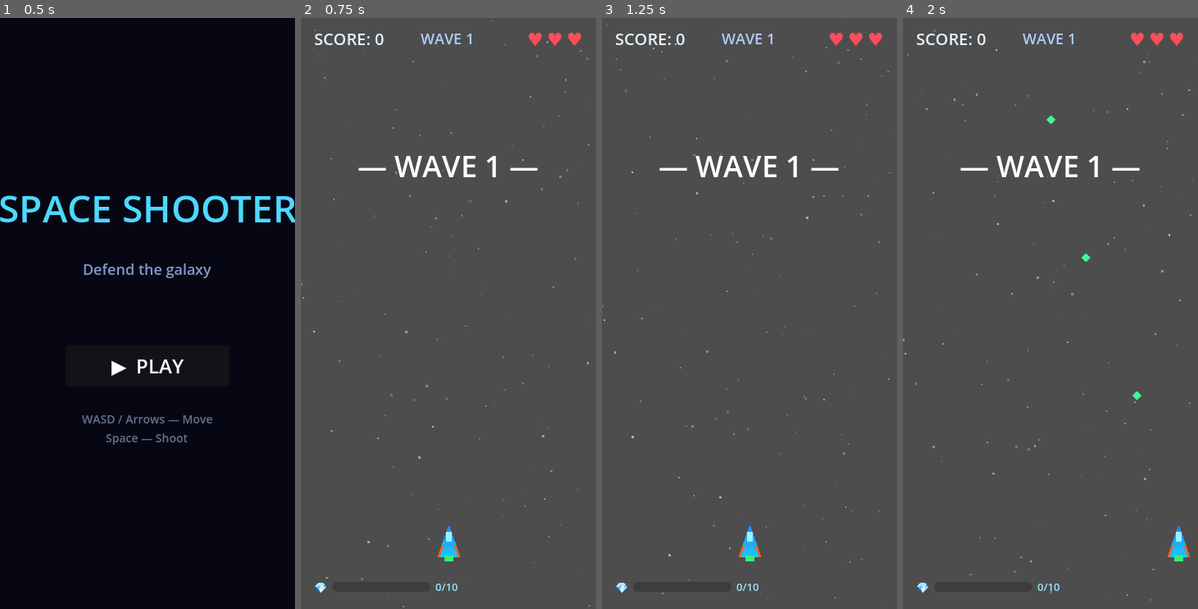
Above: before the commit, frames 1-4 (left to right).
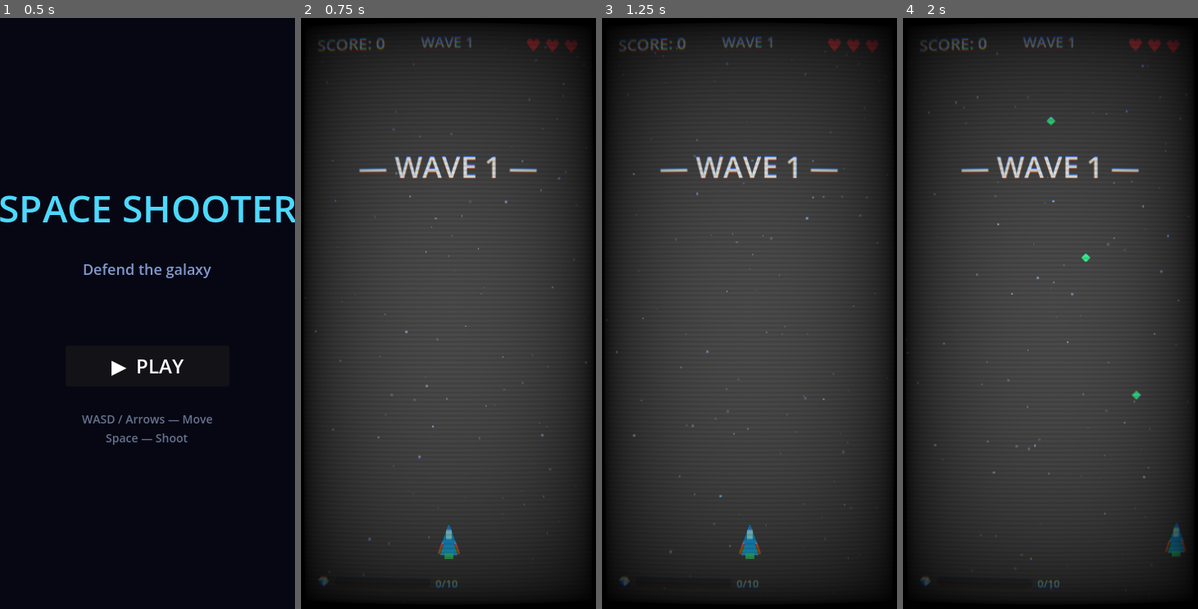
Above: after the commit, the same moments.

Repository: DiscM/Farinuff-Flight
Game: Godot game, scene res://ui/main_menu.tscn
Same seed, same stepped clock (60 frames per second), same inputs: the game is played once before the commit and once after it.
Inputs (mouse positions are in pixels of both pictures, inside the frame that each line leads up to):
- Up to frame 1 (0.5 s): no input
- Up to frame 2 (0.75 s): click "▶ PLAY" at 0.5 s
- Up to frame 3 (1.25 s): no input
- Up to frame 4 (2 s): tap Enter at 1.25 s; move the mouse to (1115, 283) at 1.27 s; hold D (move_right) from 1.28 s (still down); hold Space (shoot) from 1.28 s (still down)

Frame 1 is identical in both runs. In frame 2, 58% of the frame differs, in the area x 0-100%, y 0-100%; in frame 3, 58%; in frame 4, 58%.

Commit message:
Apply shaders at runtime and clean scene resources
Preload and attach background and CRT shaders in code: game.gd now creates ShaderMaterial instances for scrolling_bg.gdshader and crt_overlay.gdshader, assigns the background material to the Background node, and adds a full-rect ColorRect with the CRT shader on a CanvasLayer (layer 100) so the overlay renders above HUD and world. Removed editor-assigned Shader/SubResource entries and the CRTOverlay node from game.tscn (also reduced load_steps), moving shader setup to runtime to ensure safe compilation/attachment. Added .godot/filesystem_update4 to signal new shader and script files, and a minor editor_layout.cfg tweak to dock_9_selected_tab_idx ordering.

Diff:
--- a/scenes/game.gd
+++ b/scenes/game.gd
@@ -40,6 +40,29 @@
 	# Position player at bottom center
 	var viewport_size := get_viewport().get_visible_rect().size
 	player.position = Vector2(viewport_size.x / 2.0, viewport_size.y - 80.0)
+
+	# --- Shader Injection ---
+	# Dynamically generating shaders explicitly forces Godot to compile and attach them safely
+	var bg_shader := preload("res://effects/shaders/scrolling_bg.gdshader")
+	if bg_shader:
+		var bg_mat := ShaderMaterial.new()
+		bg_mat.shader = bg_shader
+		$Background.material = bg_mat
+
+	var crt_shader := preload("res://effects/shaders/crt_overlay.gdshader")
+	if crt_shader:
+		var crt_mat := ShaderMaterial.new()
+		crt_mat.shader = crt_shader
+		var crt_rect := ColorRect.new()
+		crt_rect.color = Color.WHITE
+		crt_rect.material = crt_mat
+		crt_rect.set_anchors_preset(Control.PRESET_FULL_RECT)
+		crt_rect.mouse_filter = Control.MOUSE_FILTER_IGNORE
+		# Using a CanvasLayer at index 100 guarantees it draws over the HUD AND the game world
+		var crt_layer := CanvasLayer.new()
+		crt_layer.layer = 100
+		crt_layer.add_child(crt_rect)
+		add_child(crt_layer)
 
 func _process(delta: float) -> void:
 	# Camera shake
--- a/scenes/game.tscn
+++ b/scenes/game.tscn
@@ -6,14 +6,6 @@
 [ext_resource type="Script" uid="uid://bkrvihgx6kgex" path="res://systems/enemy_spawner.gd" id="4_espawner"]
 [ext_resource type="Script" uid="uid://u2ouinr3eduo" path="res://systems/powerup_spawner.gd" id="5_pspawner"]
 [ext_resource type="Script" uid="uid://c1e7wgnnkkf57" path="res://effects/star_field.gd" id="6_stars"]
-[ext_resource type="Shader" path="res://effects/shaders/scrolling_bg.gdshader" id="7_bg_shader"]
-[ext_resource type="Shader" path="res://effects/shaders/crt_overlay.gdshader" id="8_crt_shader"]
-
-[sub_resource type="ShaderMaterial" id="ShaderMaterial_bg"]
-shader = ExtResource("7_bg_shader")
-
-[sub_resource type="ShaderMaterial" id="ShaderMaterial_crt"]
-shader = ExtResource("8_crt_shader")
 
 [node name="Game" type="Node2D" unique_id=173375341]
 script = ExtResource("1_game")
@@ -25,7 +17,6 @@
 grow_horizontal = 2
 grow_vertical = 2
 color = Color(0.02, 0.02, 0.07, 1)
-material = SubResource("ShaderMaterial_bg")
 
 [node name="StarField" type="Node2D" parent="." unique_id=884997156]
 script = ExtResource("6_stars")
@@ -49,14 +40,3 @@
 [node name="SpawnTimer" type="Timer" parent="PowerUpSpawner" unique_id=241860260]
 wait_time = 10.0
 one_shot = true
-
-[node name="CRTOverlay" type="ColorRect" parent="."]
-z_index = 100
-anchors_preset = 15
-anchor_right = 1.0
-anchor_bottom = 1.0
-grow_horizontal = 2
-grow_vertical = 2
-color = Color(1, 1, 1, 1)
-material = SubResource("ShaderMaterial_crt")
-mouse_filter = 2
Not shown: 1 places in scenes/game.tscn that only renumber resources
